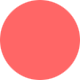
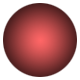
Layered file, before and after one edit (80px x 80px). Changes by layer:
painted on "Layer 1" over [0, 0, 80, 80]
